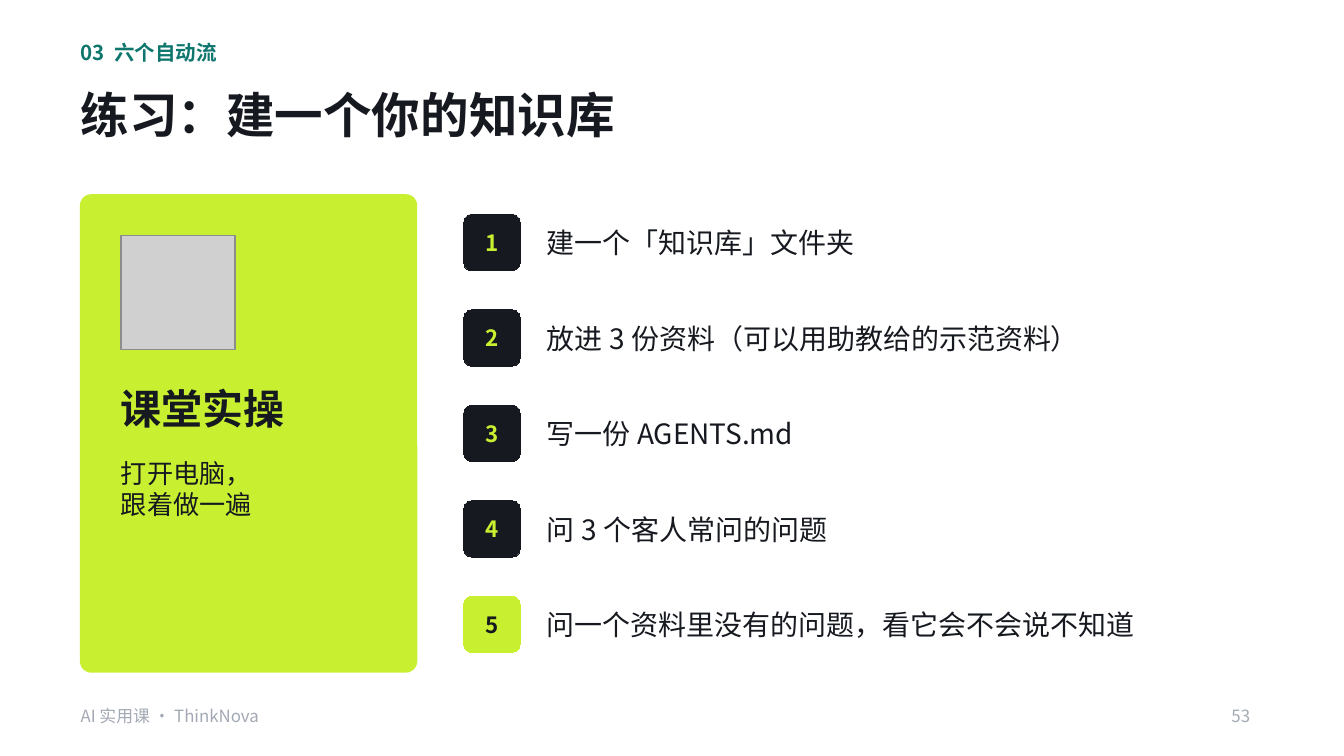
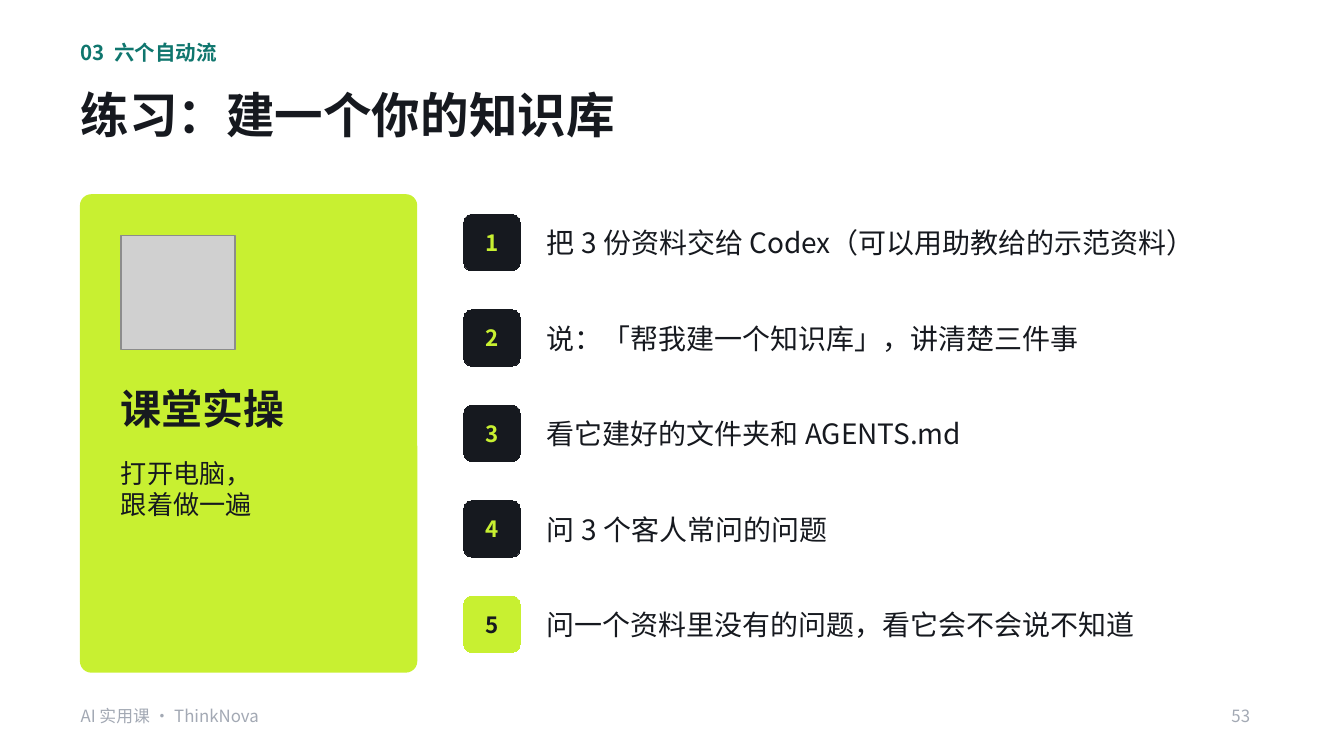
Before and after one commit to freyhuang-11/thinknova-memory, a slide deck: slide 53 of courses/小生意实用课/AI实用课_Codex提效.pptx. Drawn at 1344x756 pixels with LibreOffice and Linux fonts; fonts in the diff are those of the drawing; grey boxes stand for pictures. Boxes give left, top, right and bottom in pixels: in the first picture for what was removed or moved away, otherwise in the second. Text is boxed around its words. In the diff, an @@ line names an element or a change of style, - is before the commit and + after.

```diff
--- a/courses/小生意实用课/AI实用课_Codex提效.pptx
+++ b/courses/小生意实用课/AI实用课_Codex提效.pptx
@@ text at [547,229,1194,256]: text changed @@
-建一个「知识库」文件夹
+把 3 份资料交给 Codex（可以用助教给的示范资料）
@@ text at [547,325,1079,352]: text changed @@
-放进 3 份资料（可以用助教给的示范资料）
+说：「帮我建一个知识库」，讲清楚三件事
@@ text at [547,420,961,447]: text changed @@
-写一份 AGENTS.md
+看它建好的文件夹和 AGENTS.md
```
Also in this commit, not shown: 5 other slides changed, 6 other files.
